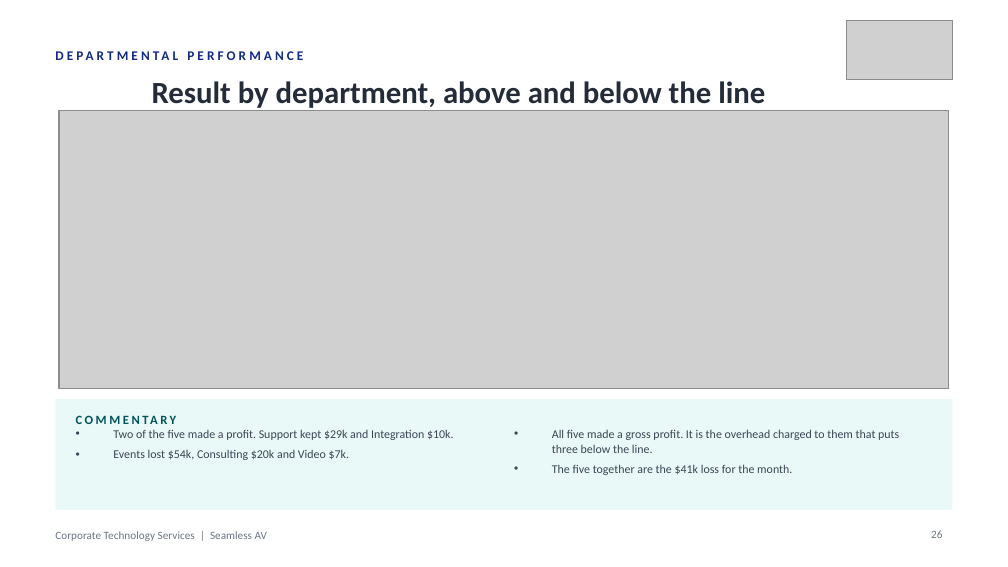
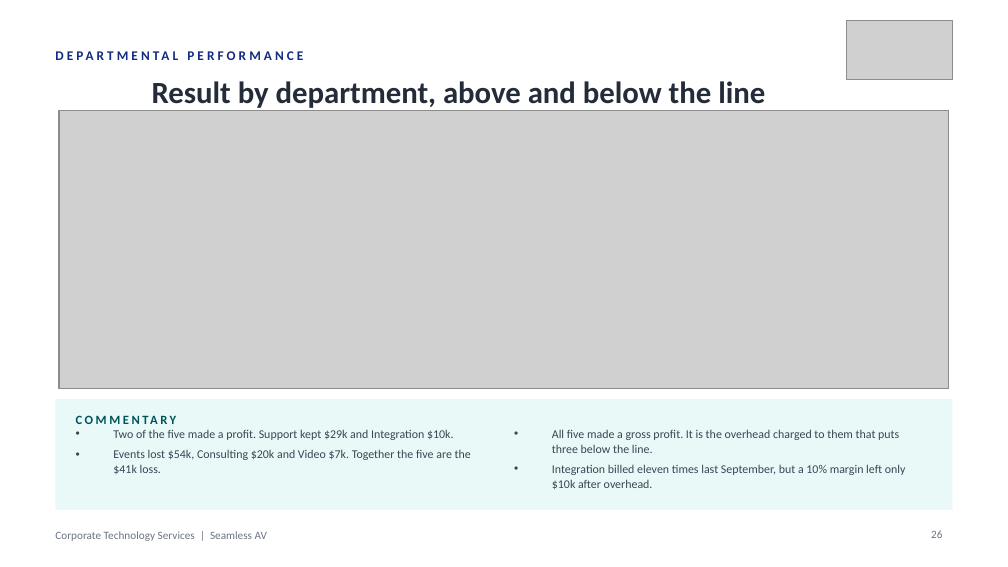
Before and after one commit to WesleyNelson-O33/Claude, a slide deck: slide 26 of deck/CTS Monthly Business Review - 30092026.pptx. Drawn at 1008x567 pixels with LibreOffice and Linux fonts; fonts in the diff are those of the drawing; grey boxes stand for pictures. Boxes give left, top, right and bottom in pixels: in the first picture for what was removed or moved away, otherwise in the second. Text is boxed around its words. In the diff, an @@ line names an element or a change of style, - is before the commit and + after.

```diff
--- a/deck/CTS Monthly Business Review - 30092026.pptx
+++ b/deck/CTS Monthly Business Review - 30092026.pptx
@@ text at [113, 449, 471, 474]: text changed @@
-• Events lost $54k, Consulting $20k and Video $7k.
+• Events lost $54k, Consulting $20k and Video $7k. Together the five are the $41k loss.
@@ text at [552, 464, 906, 489]: text changed @@
-• The five together are the $41k loss for the month.
+• Integration billed eleven times last September, but a 10% margin left only $10k after overhead.
```
Also in this commit, not shown: 1 slide removed, 2 other files.
